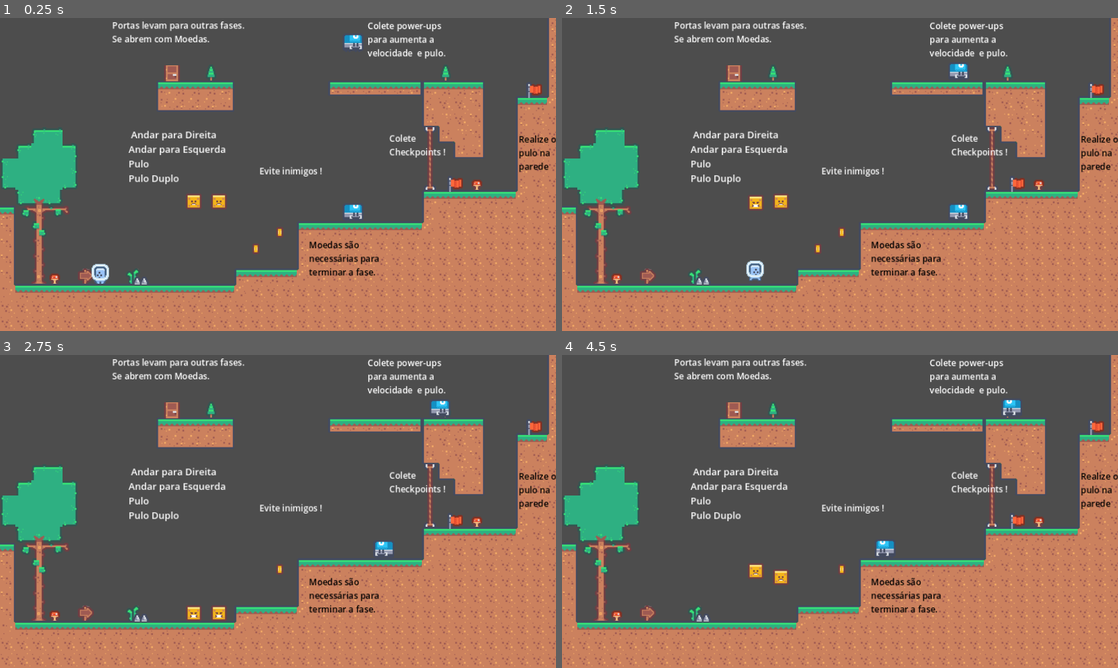
Above: before the commit, frames 1-4 (two rows, left to right).
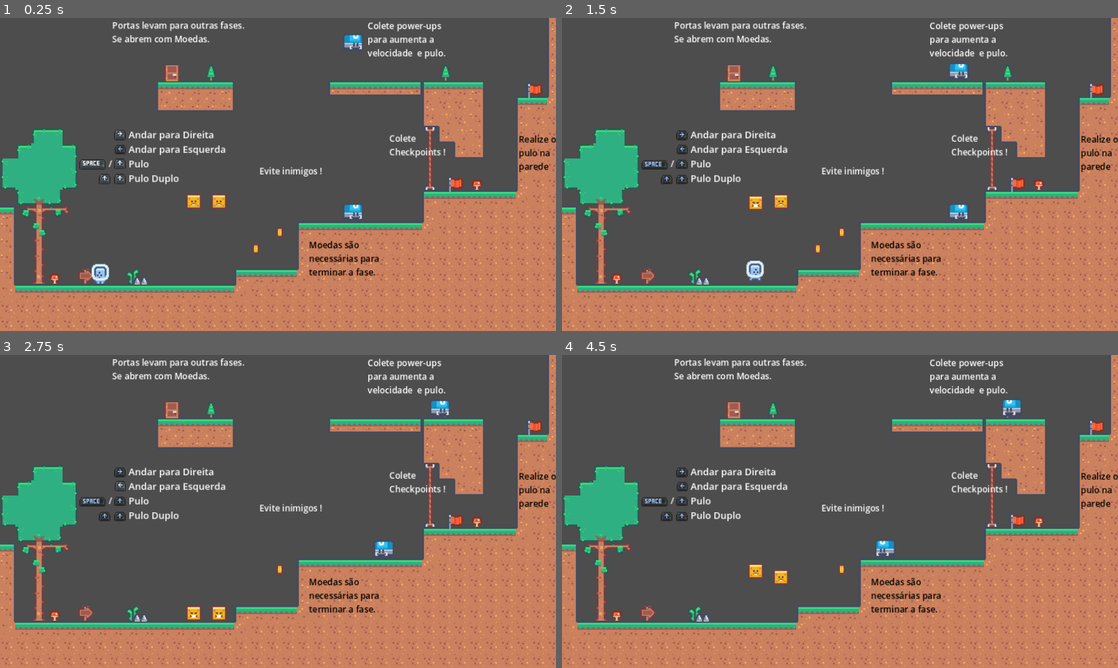
Above: after the commit, the same moments.

Repository: Ranpu123/JumpQuest
Game: Godot game, scene res://Wold0.tscn
Two runs of this game, one before a commit and one after it. Both use one fixed random seed, a clock stepped at 60 frames per second and the inputs below.
Inputs:
- Up to frame 1 (0.25 s): no input
- Up to frame 2 (1.5 s): hold Right (move_right) from 0.53 s (still down); tap Up (move_jump) at 0.77 s
- Up to frame 3 (2.75 s): tap Up (move_jump) at 1.52 s; release Right (move_right) at 2.03 s; hold Left (move_left) from 2.03 s (still down)
- Up to frame 4 (4.5 s): release Left (move_left) at 2.78 s; hold Right (move_right) 2.78-4.28 s; tap Up (move_jump) at 3.02, 3.77 s; hold Left (move_left) from 4.28 s (still down)

The runs differ from the first frame. In frame 1, 0.4% of the frame differs, in the area x 14-39%, y 35-54%; in frame 2, 0.5%, in the area x 14-39%, y 36-54%; in frame 3, 0.5%; in frame 4, 0.5%.

Commit message:
animated sprites in tutorial
add the animated sprites to the controllers tutorial

Diff:
--- /dev/null
+++ b/LeftButton.gd
@@ -0,0 +1,11 @@
+extends Node2D
+
+
+# Called when the node enters the scene tree for the first time.
+func _ready():
+	$AnimatedSprite2D.play("idle")
+
+
+# Called every frame. 'delta' is the elapsed time since the previous frame.
+func _process(delta):
+	pass
--- /dev/null
+++ b/LeftButton.tscn
@@ -0,0 +1,42 @@
+[gd_scene load_steps=6 format=3 uid="uid://dc4l7fq31h13b"]
+
+[ext_resource type="Script" path="res://LeftButton.gd" id="1_jqjty"]
+[ext_resource type="Texture2D" uid="uid://d4bmmm8f2i44s" path="res://Assets/Controllers/left_0.png" id="1_o5r53"]
+[ext_resource type="Texture2D" uid="uid://bfkcv0n8y5klb" path="res://Assets/Controllers/left_1.png" id="2_23qa0"]
+
+[sub_resource type="SpriteFrames" id="SpriteFrames_6r3rv"]
+animations = [{
+"frames": [{
+"duration": 1.0,
+"texture": ExtResource("1_o5r53")
+}, {
+"duration": 1.0,
+"texture": ExtResource("2_23qa0")
+}],
+"loop": true,
+"name": &"idle",
+"speed": 2.0
+}]
+
+[sub_resource type="GDScript" id="GDScript_yi3r3"]
+script/source = "extends AnimatedSprite2D
+
+
+# Called when the node enters the scene tree for the first time.
+func _ready():
+	pass
+
+
+# Called every frame. 'delta' is the elapsed time since the previous frame.
+func _process(delta):
+	pass
+"
+
+[node name="Node2D" type="Node2D"]
+script = ExtResource("1_jqjty")
+
+[node name="AnimatedSprite2D" type="AnimatedSprite2D" parent="."]
+sprite_frames = SubResource("SpriteFrames_6r3rv")
+animation = &"idle"
+frame_progress = 0.710318
+script = SubResource("GDScript_yi3r3")
--- /dev/null
+++ b/RightButton.gd
@@ -0,0 +1,11 @@
+extends Node2D
+
+
+# Called when the node enters the scene tree for the first time.
+func _ready():
+	$AnimatedSprite2D.play("idle")
+
+
+# Called every frame. 'delta' is the elapsed time since the previous frame.
+func _process(delta):
+	pass
--- /dev/null
+++ b/RightButton.tscn
@@ -0,0 +1,42 @@
+[gd_scene load_steps=6 format=3 uid="uid://c2e76yidhg4y8"]
+
+[ext_resource type="Script" path="res://RightButton.gd" id="1_3emy1"]
+[ext_resource type="Texture2D" uid="uid://cv86vqnsf38ao" path="res://Assets/Controllers/right_0.png" id="1_r465f"]
+[ext_resource type="Texture2D" uid="uid://b4vj1eotouvgt" path="res://Assets/Controllers/right_1.png" id="2_82ao2"]
+
+[sub_resource type="SpriteFrames" id="SpriteFrames_1qmg6"]
+animations = [{
+"frames": [{
+"duration": 1.0,
+"texture": ExtResource("1_r465f")
+}, {
+"duration": 1.0,
+"texture": ExtResource("2_82ao2")
+}],
+"loop": true,
+"name": &"idle",
+"speed": 2.0
+}]
+
+[sub_resource type="GDScript" id="GDScript_yi3r3"]
+script/source = "extends AnimatedSprite2D
+
+
+# Called when the node enters the scene tree for the first time.
+func _ready():
+	pass
+
+
+# Called every frame. 'delta' is the elapsed time since the previous frame.
+func _process(delta):
+	pass
+"
+
+[node name="Node2D" type="Node2D"]
+script = ExtResource("1_3emy1")
+
+[node name="AnimatedSprite2D" type="AnimatedSprite2D" parent="."]
+sprite_frames = SubResource("SpriteFrames_1qmg6")
+animation = &"idle"
+frame_progress = 0.403984
+script = SubResource("GDScript_yi3r3")
--- /dev/null
+++ b/SpaceButton.gd
@@ -0,0 +1,11 @@
+extends Node2D
+
+
+# Called when the node enters the scene tree for the first time.
+func _ready():
+	$AnimatedSprite2D.play("idle")
+
+
+# Called every frame. 'delta' is the elapsed time since the previous frame.
+func _process(delta):
+	pass
--- /dev/null
+++ b/SpaceButton.tscn
@@ -0,0 +1,27 @@
+[gd_scene load_steps=5 format=3 uid="uid://cfimhwjug2gwv"]
+
+[ext_resource type="Texture2D" uid="uid://ba7ef3yt1mk5v" path="res://Assets/Controllers/space_0.png" id="1_aafp5"]
+[ext_resource type="Script" path="res://SpaceButton.gd" id="1_ulpd5"]
+[ext_resource type="Texture2D" uid="uid://b85smhcf6ie3w" path="res://Assets/Controllers/space_1.png" id="2_iyng7"]
+
+[sub_resource type="SpriteFrames" id="SpriteFrames_qkohp"]
+animations = [{
+"frames": [{
+"duration": 1.0,
+"texture": ExtResource("1_aafp5")
+}, {
+"duration": 1.0,
+"texture": ExtResource("2_iyng7")
+}],
+"loop": true,
+"name": &"idle",
+"speed": 2.0
+}]
+
+[node name="Node2D" type="Node2D"]
+script = ExtResource("1_ulpd5")
+
+[node name="AnimatedSprite2D" type="AnimatedSprite2D" parent="."]
+sprite_frames = SubResource("SpriteFrames_qkohp")
+animation = &"idle"
+frame_progress = 0.0957141
--- /dev/null
+++ b/UpBotton.gd
@@ -0,0 +1,10 @@
+extends Node2D
+
+# Called when the node enters the scene tree for the first time.
+func _ready():
+	$AnimatedSprite2D.play("idle")
+
+
+# Called every frame. 'delta' is the elapsed time since the previous frame.
+func _process(delta):
+	pass
--- /dev/null
+++ b/UpBotton.tscn
@@ -0,0 +1,27 @@
+[gd_scene load_steps=5 format=3 uid="uid://d4kjjs6kyp8kr"]
+
+[ext_resource type="Script" path="res://UpBotton.gd" id="1_11cq4"]
+[ext_resource type="Texture2D" uid="uid://cqoxia2r7ovru" path="res://Assets/Controllers/up_0.png" id="1_bcdi3"]
+[ext_resource type="Texture2D" uid="uid://bc0lpqk0sj0ww" path="res://Assets/Controllers/up_1.png" id="2_1ch6s"]
+
+[sub_resource type="SpriteFrames" id="SpriteFrames_yuqye"]
+animations = [{
+"frames": [{
+"duration": 1.0,
+"texture": ExtResource("1_bcdi3")
+}, {
+"duration": 1.0,
+"texture": ExtResource("2_1ch6s")
+}],
+"loop": true,
+"name": &"idle",
+"speed": 2.0
+}]
+
+[node name="Node2D" type="Node2D"]
+script = ExtResource("1_11cq4")
+
+[node name="AnimatedSprite2D" type="AnimatedSprite2D" parent="."]
+sprite_frames = SubResource("SpriteFrames_yuqye")
+animation = &"idle"
+frame_progress = 0.410663
--- a/Wold0.tscn
+++ b/Wold0.tscn
@@ -12,6 +12,10 @@
 [ext_resource type="PackedScene" uid="uid://co0mn7xgf70bk" path="res://Coin.tscn" id="9_m7vcc"]
 [ext_resource type="AudioStream" uid="uid://dghjurocyari5" path="res://Assets/Sounds/Coin.mp3" id="11_xbnbt"]
 [ext_resource type="PackedScene" uid="uid://c6bltyij8sj70" path="res://Porta.tscn" id="12_en4uj"]
+[ext_resource type="PackedScene" uid="uid://d4kjjs6kyp8kr" path="res://UpBotton.tscn" id="13_qoa0x"]
+[ext_resource type="PackedScene" uid="uid://cfimhwjug2gwv" path="res://SpaceButton.tscn" id="14_huv23"]
+[ext_resource type="PackedScene" uid="uid://c2e76yidhg4y8" path="res://RightButton.tscn" id="15_ejx22"]
+[ext_resource type="PackedScene" uid="uid://dc4l7fq31h13b" path="res://LeftButton.tscn" id="16_ysbhk"]
 
 [sub_resource type="TileSetAtlasSource" id="TileSetAtlasSource_7lrt2"]
 texture = ExtResource("1_nkli1")
@@ -629,6 +633,23 @@
 font_size = 20
 font_color = Color(0, 0, 0, 1)
 
+[sub_resource type="GDScript" id="GDScript_wmpqb"]
+script/source = "extends Node2D
+
+
+# Called when the node enters the scene tree for the first time.
+func _ready():
+	$AnimatedSprite2D.play(\"idle\")
+
+
+# Called every frame. 'delta' is the elapsed time since the previous frame.
+func _process(delta):
+	pass
+"
+
+[sub_resource type="LabelSettings" id="LabelSettings_ttl7v"]
+font_size = 20
+
 [node name="World0" type="Node2D" groups=["coinListener"]]
 script = ExtResource("1_njs4m")
 
@@ -753,13 +774,13 @@
 offset_top = 253.0
 offset_right = 522.0
 offset_bottom = 389.0
-text = " Andar para Direita
+text = "Andar para Direita
 Andar para Esquerda
 Pulo
 Pulo Duplo"
 label_settings = SubResource("LabelSettings_p3ke0")
 
-[node name="Label" type="Label" parent="."]
+[node name="DoubleJumpText" type="Label" parent="."]
 offset_left = 1194.0
 offset_top = 265.0
 offset_right = 1288.0
@@ -768,3 +789,36 @@
 pulo na
 parede"
 label_settings = SubResource("LabelSettings_t5hdc")
+
+[node name="Upbutton" parent="." instance=ExtResource("13_qoa0x")]
+position = Vector2(276, 336)
+scale = Vector2(2, 2)
+script = SubResource("GDScript_wmpqb")
+
+[node name="Spacebutton" parent="." instance=ExtResource("14_huv23")]
+position = Vector2(213, 337)
+scale = Vector2(2, 2)
+
+[node name="Rightbutton" parent="." instance=ExtResource("15_ejx22")]
+position = Vector2(276, 269)
+scale = Vector2(2, 2)
+
+[node name="Leftbutton" parent="." instance=ExtResource("16_ysbhk")]
+position = Vector2(277, 302)
+scale = Vector2(2, 2)
+
+[node name="Upbutton2" parent="." instance=ExtResource("13_qoa0x")]
+position = Vector2(276, 371)
+scale = Vector2(2, 2)
+
+[node name="Upbutton3" parent="." instance=ExtResource("13_qoa0x")]
+position = Vector2(241, 371)
+scale = Vector2(2, 2)
+
+[node name="Slash" type="Label" parent="."]
+offset_left = 250.0
+offset_top = 321.0
+offset_right = 290.0
+offset_bottom = 352.0
+text = "/"
+label_settings = SubResource("LabelSettings_ttl7v")
Binary file added: Assets/Controllers/left_0.png
Not shown, added: Assets/Controllers/left_0.png.import
Binary file added: Assets/Controllers/left_1.png
Not shown, added: Assets/Controllers/left_1.png.import
Binary file added: Assets/Controllers/right_0.png
Not shown, added: Assets/Controllers/right_0.png.import
Binary file added: Assets/Controllers/right_1.png
Not shown, added: Assets/Controllers/right_1.png.import
Binary file added: Assets/Controllers/space_0.png
Not shown, added: Assets/Controllers/space_0.png.import
Binary file added: Assets/Controllers/space_1.png
Not shown, added: Assets/Controllers/space_1.png.import
(and 11 more such lines)
